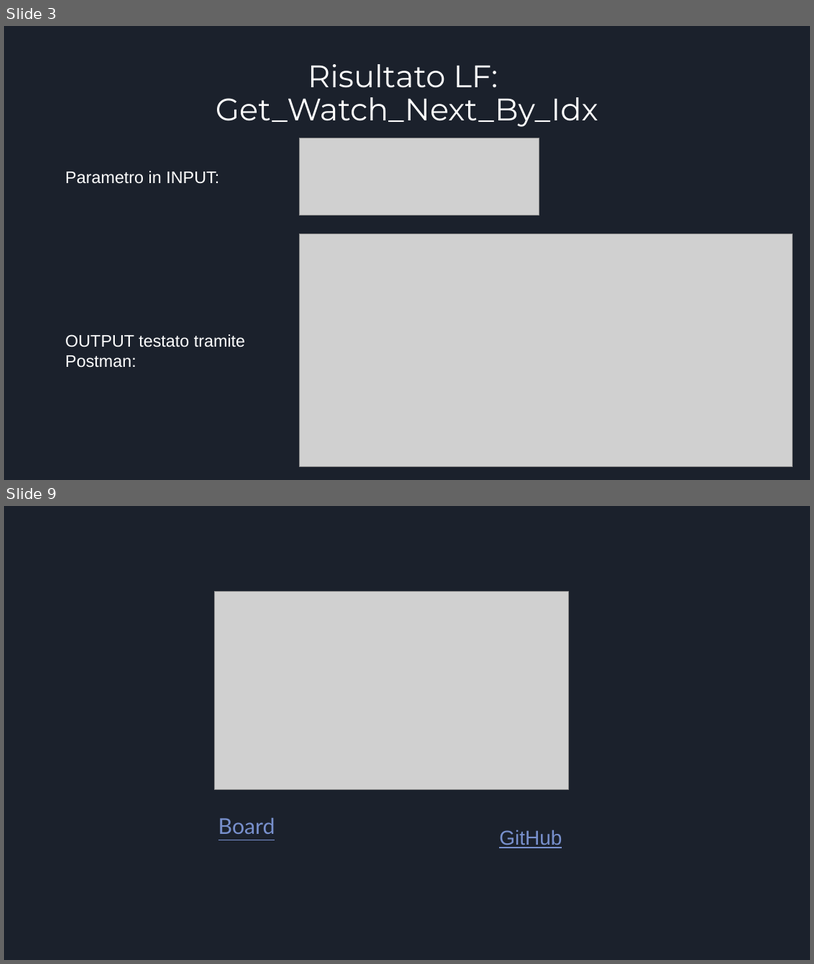
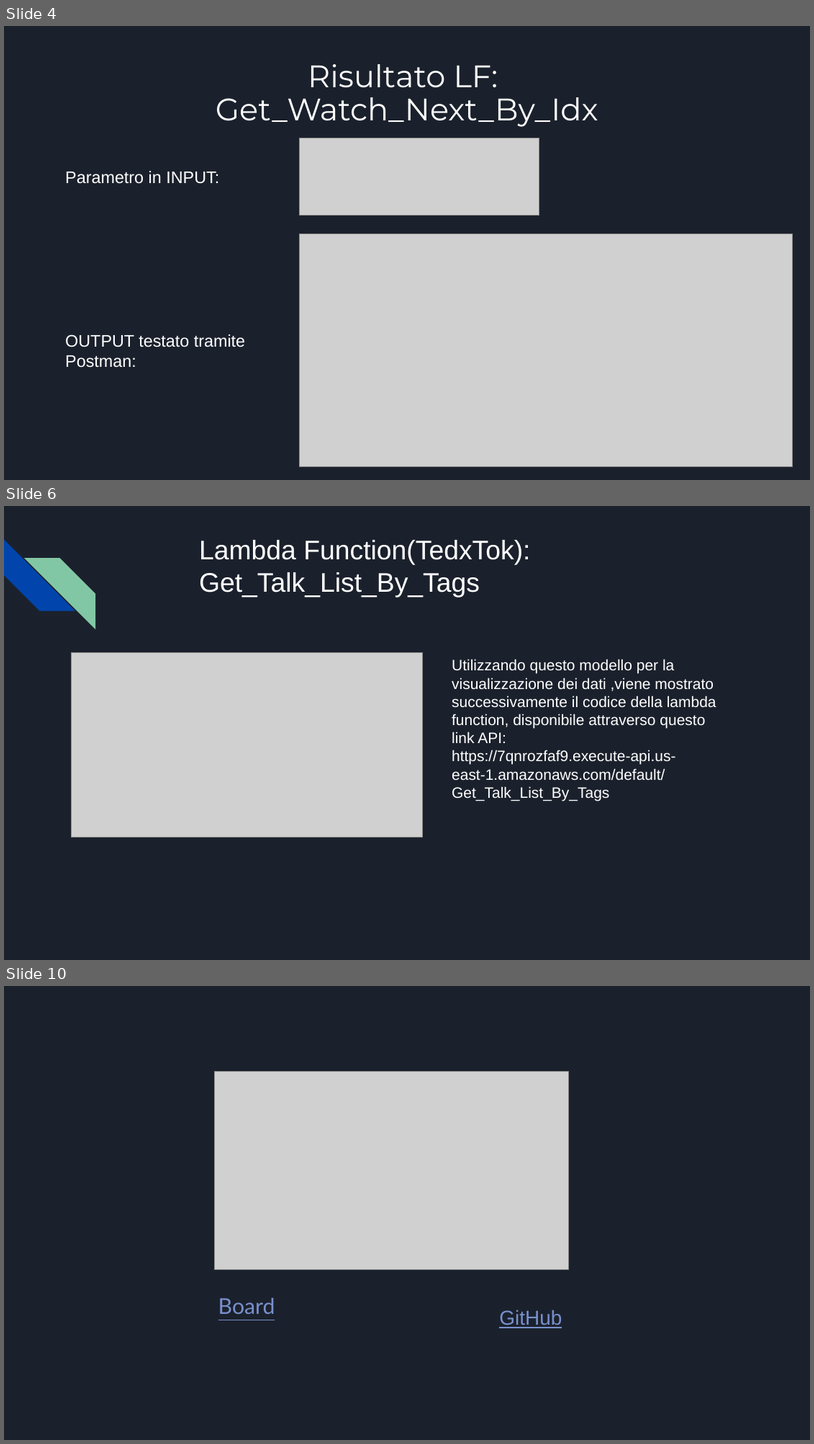
Before and after one commit to Gabriele-Mazzoleni/Progetti_Tec_Cloud_Mobile_2024, a slide deck: Parte 3/Presentazione TedxTok(parte 3).pptx. Shown one above the other, each under a label of ours: slides 3 and 9 before the commit, slides 4, 6 and 10 after it; the slides between them are not shown. The pictures are 814x964 and 814x1444 pixels, drawn with LibreOffice and Linux fonts; fonts in the diff are those of the drawing; grey boxes stand for pictures. Boxes give left, top, right and bottom in pixels: in the first picture for what was removed or moved away, otherwise in the second. Text is boxed around its words. In the diff, an @@ line names an element or a change of style, - is before the commit and + after.

```diff
--- a/Parte 3/Presentazione TedxTok(parte 3).pptx
+++ b/Parte 3/Presentazione TedxTok(parte 3).pptx
@@ slide 6 added at (4,506,810,960), background #1B212C @@
@@ diag stripe added at (4,540,75,611), fill #0145AC @@
@@ text added at (199,540,530,597), 32 pt, text #FFFFFF @@
+Lambda Function(TedxTok): Get_Talk_List_By_Tags
@@ diag stripe added at (24,558,95,629), fill #82C7A5 @@
@@ picture added at (71,653,423,837) @@
@@ text added at (452,659,717,800), 18 pt, text #FFFFFF @@
+Utilizzando questo modello per la visualizzazione dei dati ,viene mostrato successivamente il codice della lambda function, disponibile attraverso questo link API:
+https://7qnrozfaf9.execute-api.us-east-1.amazonaws.com/default/Get_Talk_List_By_Tags
@@ what was slide 3 is now slide 4 @@
@@ what was slide 9 is now slide 10 @@
```
Also in this commit, not shown: 2 slides changed, 3 other slides added, 3 slides removed.
